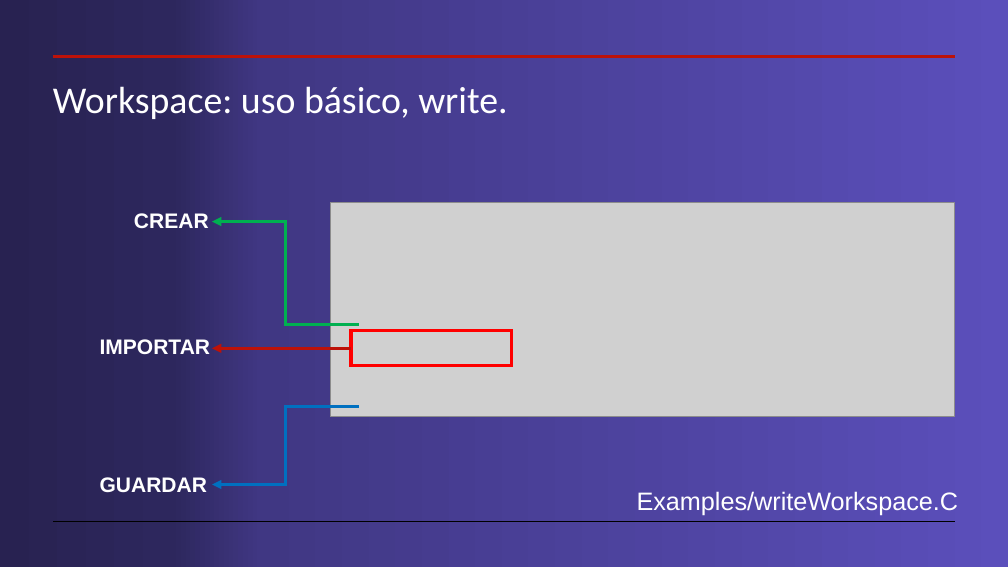
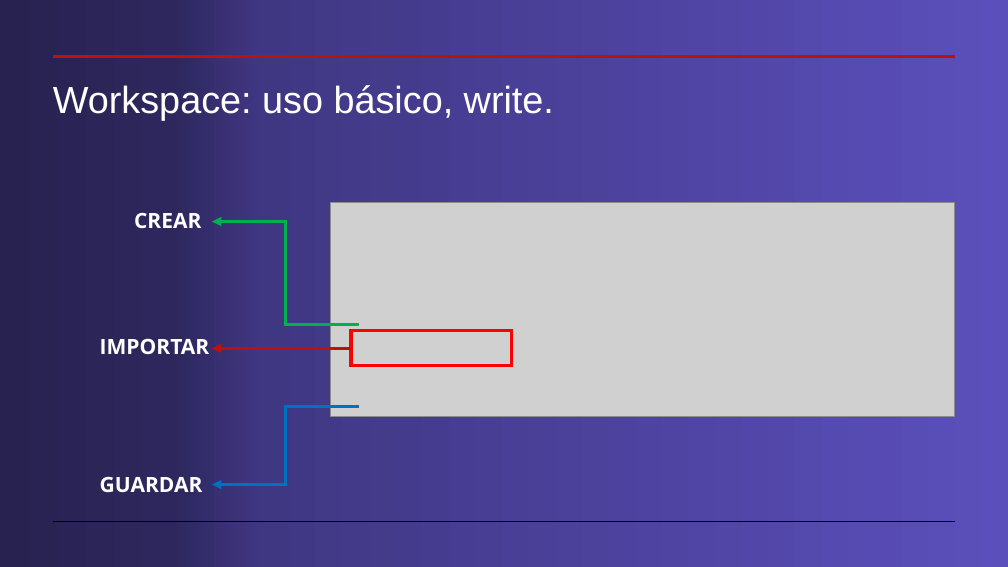
Before and after one commit to cdavidgutierrez/ProyectoFinal_CERN_ROOT, a slide deck: slide 4 of Workspaces en root.pptx (slide 6 before the commit). Drawn at 1008x567 pixels with LibreOffice and Linux fonts; fonts in the diff are those of the drawing; grey boxes stand for pictures. Boxes give left, top, right and bottom in pixels: in the first picture for what was removed or moved away, otherwise in the second. Text is boxed around its words. In the diff, an @@ line names an element or a change of style, - is before the commit and + after.

```diff
--- a/Workspaces en root.pptx
+++ b/Workspaces en root.pptx
@@ title "Workspace: uso básico, write." at (x1=53, y1=85, x2=554, y2=120): font Calibri to Arial @@
@@ font Arial to Open Sans in 3 elements at (x1=134, y1=213, x2=201, y2=228), (x1=100, y1=338, x2=210, y2=354), (x1=100, y1=477, x2=203, y2=492) @@
@@ text removed at (x1=637, y1=491, x2=959, y2=516) @@
-Examples/writeWorkspace.C
```
Also in this commit, not shown: 15 other slides changed, 10 slides added, 6 slides removed, 4 other files.
